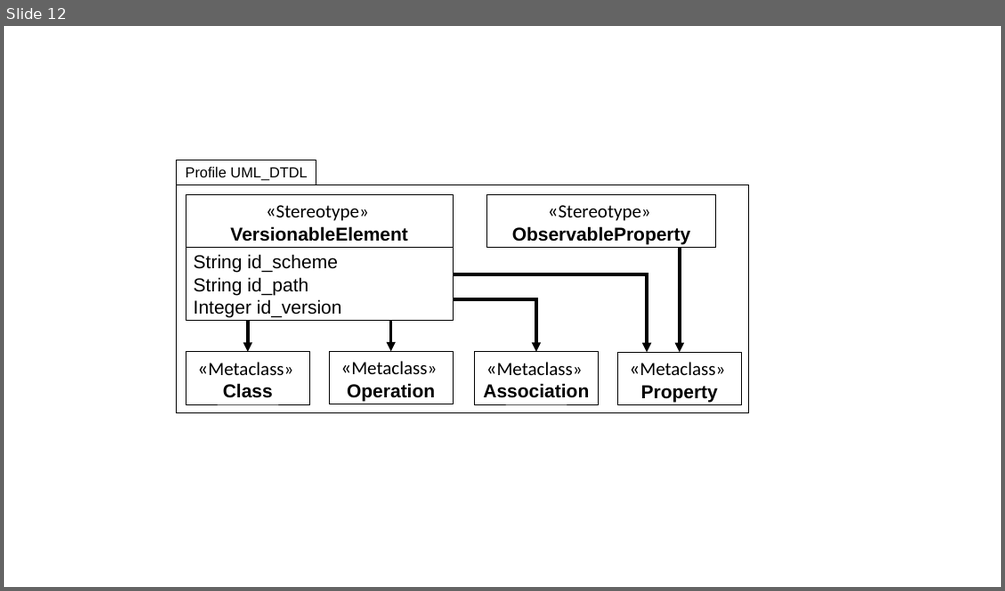
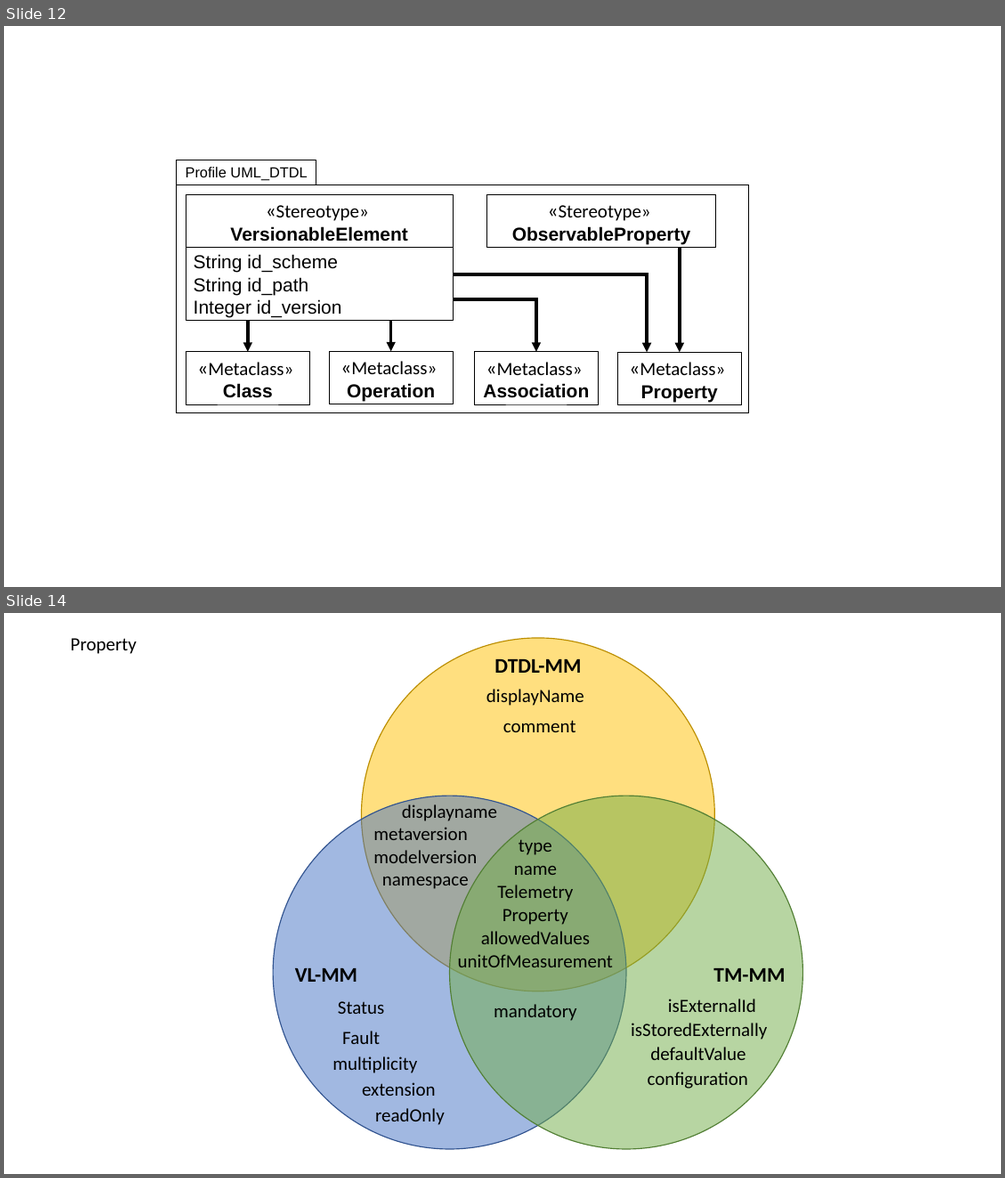
Before and after one commit to derlehner/dt_language_comparison, a slide deck: Figures.pptx. Shown one above the other, each under a label of ours: slide 12 before the commit, slides 12 and 14 after it; the slides between them are not shown. The pictures are 1005x591 and 1005x1178 pixels, drawn with LibreOffice and Linux fonts; fonts in the diff are those of the drawing. Boxes give left, top, right and bottom in pixels: in the first picture for what was removed or moved away, otherwise in the second. Text is boxed around its words. In the diff, an @@ line names an element or a change of style, - is before the commit and + after.

```diff
--- a/Figures.pptx
+++ b/Figures.pptx
@@ slide 14 added at box(4, 613, 1001, 1174), background #FFFFFF @@
@@ text added at box(71, 638, 137, 654), 18 pt, text #000000 @@
+Property
@@ ellipse added at box(362, 638, 714, 990), fill #FFC000 at 50% opacity, outline #BD8E00 1 pt @@
@@ text added at box(494, 659, 581, 673), 20 pt, text #000000, bold @@
+DTDL-MM
@@ text added at box(486, 689, 584, 706), 18 pt, text #000000 @@
+displayName
@@ text added at box(503, 720, 576, 732), 18 pt, text #000000 @@
+comment
@@ ellipse added at box(273, 795, 626, 1149), fill #4472C4 at 50% opacity, outline #325491 1 pt @@
@@ ellipse added at box(450, 795, 802, 1149), fill #70AD47 at 50% opacity, outline #538035 1 pt @@
@@ text added at box(402, 804, 497, 821), 18 pt, text #000000 @@
+displayname
@@ text added at box(373, 827, 467, 840), 18 pt, text #000000 @@
+metaversion
@@ text added at box(373, 850, 477, 863), 18 pt, text #000000 @@
+modelversion
@@ group added at box(458, 840, 613, 967): 6 texts @@
+Telemetry
+Property
+name
+allowedValues
+unitOfMeasurement
+type
@@ text added at box(382, 876, 469, 889), 18 pt, text #000000 @@
+namespace
@@ text added at box(295, 968, 357, 981), 20 pt, text #000000, bold @@
+VL-MM
@@ text added at box(713, 968, 785, 981), 20 pt, text #000000, bold @@
+TM-MM
@@ text added at box(338, 1001, 384, 1013), 18 pt, text #000000 @@
+Status
@@ text added at box(494, 1004, 576, 1021), 18 pt, text #000000 @@
+mandatory
@@ text added at box(668, 998, 756, 1012), 18 pt, text #000000 @@
+isExternalId
@@ text added at box(342, 1030, 380, 1044), 18 pt, text #000000 @@
+Fault
@@ text added at box(631, 1022, 767, 1039), 18 pt, text #000000 @@
+isStoredExternally
@@ text added at box(332, 1056, 417, 1073), 18 pt, text #000000 @@
+multiplicity
@@ text added at box(650, 1046, 745, 1060), 18 pt, text #000000 @@
+defaultValue
@@ text added at box(362, 1082, 436, 1095), 18 pt, text #000000 @@
+extension
@@ text added at box(647, 1071, 748, 1088), 18 pt, text #000000 @@
+configuration
@@ text added at box(375, 1108, 445, 1125), 18 pt, text #000000 @@
+readOnly
```
Also in this commit, not shown: 3 other slides added, 1 other file.
